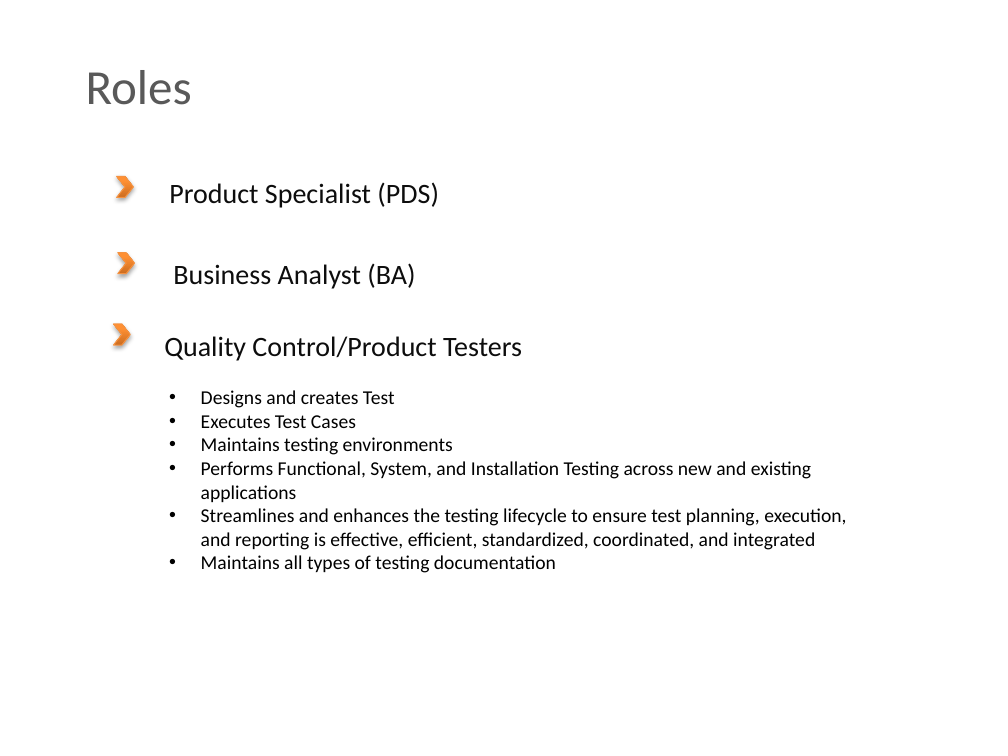
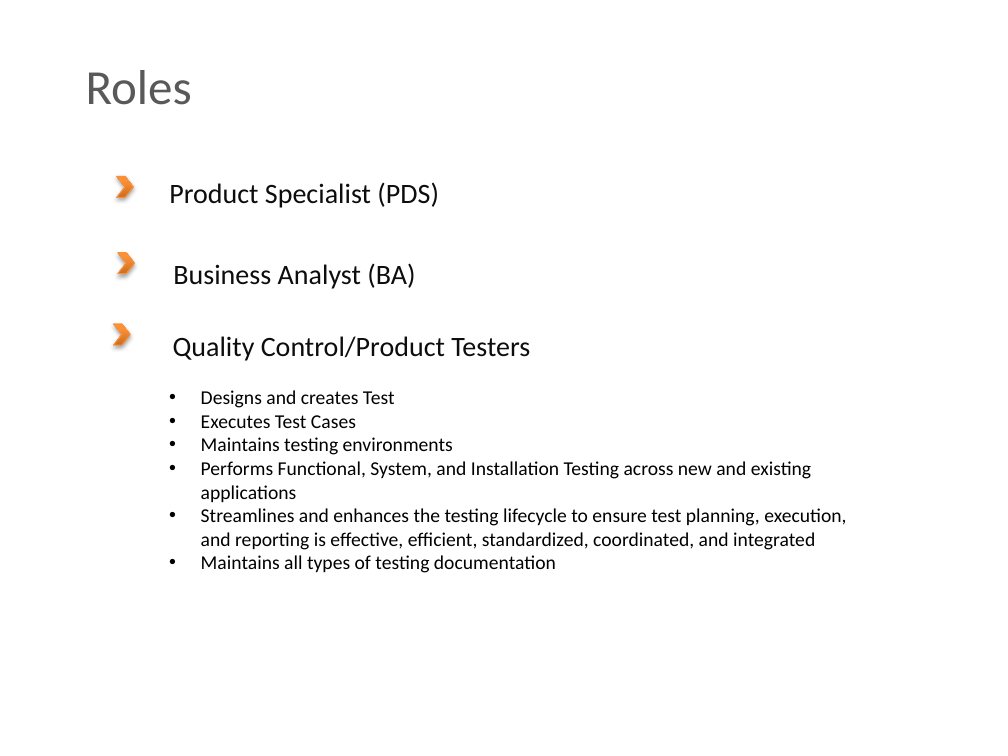
Before and after one commit to BigRacer/swtesting, a slide deck: slide 19 of 1.Introduction_part2/Introduction.pptx (slide 13 before the commit). Drawn at 1008x756 pixels with LibreOffice and Linux fonts; fonts in the diff are those of the drawing; background and template pictures are left out. Boxes give left, top, right and bottom in pixels: in the first picture for what was removed or moved away, otherwise in the second. Text is boxed around its words. In the diff, an @@ line names an element or a change of style, - is before the commit and + after.

```diff
--- a/1.Introduction_part2/Introduction.pptx
+++ b/1.Introduction_part2/Introduction.pptx
@@ text "Quality Control/Product Testers" moved from (x1=164, y1=336, x2=522, y2=361) to (x1=173, y1=336, x2=530, y2=361) @@
```
Also in this commit, not shown: 6 other slides changed, 6 slides added, 3 other files.
